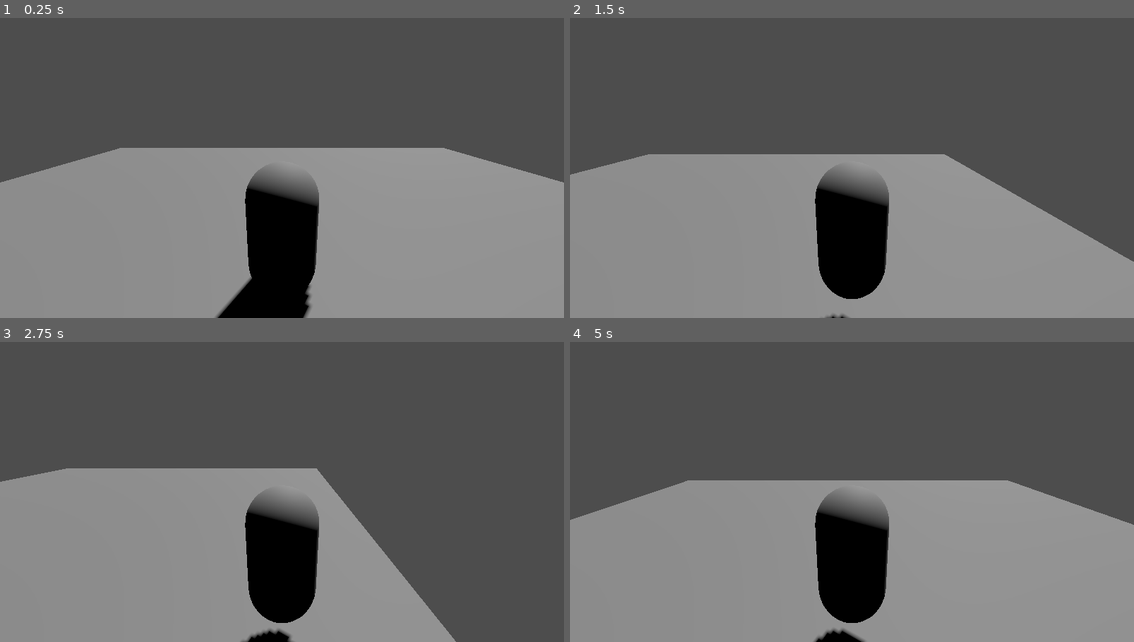
Above: before the commit, frames 1-4 (two rows, left to right).
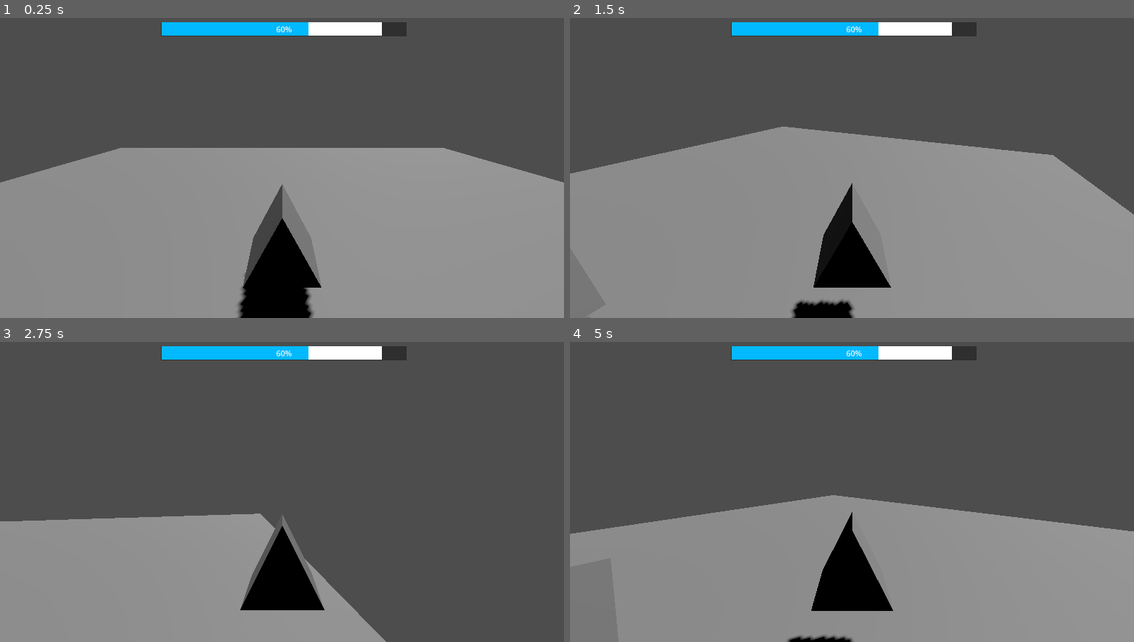
Above: after the commit, the same moments.

Repository: MichaClan/ashura-s-battle-arena
Game: Godot game, scene res://main scene/Ashura's Battle Arena.tscn
Two runs of this game, one before a commit and one after it. Both use one fixed random seed, a clock stepped at 60 frames per second and the inputs below. Before the commit the project starts from res://Ashura's Battle Arena.tscn.
Inputs (mouse positions are in pixels of both pictures, inside the frame that each line leads up to):
- Up to frame 1 (0.25 s): no input
- Up to frame 2 (1.5 s): tap Enter at 0.5 s; move the mouse to (976, 144) at 0.52 s; hold D (move_right) 0.53-1.28 s; tap Space (jump) at 0.6, 0.77, 1.07, 1.35 s; click (976, 144) at 0.67 s; move the mouse to (739, 174) at 1.27 s; hold S (move_backward) from 1.28 s (still down); click (739, 174) at 1.42 s
- Up to frame 3 (2.75 s): tap Space (jump) at 1.52, 1.82, 2.1 s; move the mouse to (338, 414) at 2.02 s; release S (move_backward) at 2.03 s; hold D (move_right) from 2.03 s (still down); click (338, 414) at 2.17 s
- Up to frame 4 (5 s): move the mouse to (823, 546) at 2.77 s; release D (move_right) at 2.78 s; hold W (move_forward) 2.78-3.53 s; tap Space (jump) at 2.85, 3.02, 3.32, 3.6, 3.77, 4.07, 4.35, 4.52, 4.82 s; click (823, 546) at 2.92 s; move the mouse to (1021, 531) at 3.52 s; hold A (move_left) from 3.53 s (still down); click (1021, 531) at 3.67 s; move the mouse to (682, 435) at 4.27 s; click (682, 435) at 4.42 s

The runs differ from the first frame. In frame 1, 5.6% of the frame differs, in the area x 28-73%, y 1-100%; in frame 2, 13%; in frame 3, 19%, in the area x 0-81%, y 1-100%; in frame 4, 13%.

Commit message:
update since 17th feb
I added camera movement, if the camera moves, so does the player. Health bar is still in progress

Diff:
--- a/Ashura's Battle Arena.tscn
+++ b/main scene/Ashura's Battle Arena.tscn
@@ -1,10 +1,12 @@
-[gd_scene load_steps=5 format=3 uid="uid://b6l474bdqo67l"]
+[gd_scene load_steps=7 format=3 uid="uid://b6l474bdqo67l"]
 
-[ext_resource type="Script" path="res://scripts/PlayerMovement.gd" id="1_bm5xd"]
+[ext_resource type="Script" path="res://scripts/PlayerMovement.gd" id="1_g7h5f"]
+[ext_resource type="PackedScene" uid="uid://bmb0807o2ij13" path="res://main scene/child scenes/enemy.tscn" id="2_5551l"]
+[ext_resource type="PackedScene" uid="uid://c7tqguxrsbftq" path="res://main scene/child scenes/health_bar.tscn" id="3_adtqx"]
 
 [sub_resource type="CapsuleShape3D" id="CapsuleShape3D_123sg"]
 
-[sub_resource type="CapsuleMesh" id="CapsuleMesh_yes8a"]
+[sub_resource type="PrismMesh" id="PrismMesh_1y87l"]
 
 [sub_resource type="PlaneMesh" id="PlaneMesh_iiy0a"]
 
@@ -16,18 +18,29 @@
 
 [node name="Player" type="CharacterBody3D" parent="."]
 transform = Transform3D(1, 0, 0, 0, 1, 0, 0, 0, 1, 0, 1.04469, 0)
-script = ExtResource("1_bm5xd")
+script = ExtResource("1_g7h5f")
 
 [node name="CollisionShape3D" type="CollisionShape3D" parent="Player"]
 shape = SubResource("CapsuleShape3D_123sg")
 
 [node name="MeshInstance3D" type="MeshInstance3D" parent="Player"]
-mesh = SubResource("CapsuleMesh_yes8a")
+mesh = SubResource("PrismMesh_1y87l")
 
-[node name="Camera3D" type="Camera3D" parent="Player"]
+[node name="CameraPivot" type="Node3D" parent="Player"]
+
+[node name="Camera3D" type="Camera3D" parent="Player/CameraPivot"]
 transform = Transform3D(1, 0, 0, 0, 0.962833, 0.270096, 0, -0.270096, 0.962833, -0.003474, 1.76944, 2.57694)
 
 [node name="CSGMesh3D" type="CSGMesh3D" parent="."]
 transform = Transform3D(10.0171, 0, 0, 0, 10.0171, 0, 0, 0, 10.0171, 0, 0, 0)
 use_collision = true
 mesh = SubResource("PlaneMesh_iiy0a")
+
+[node name="Enemy" parent="." instance=ExtResource("2_5551l")]
+transform = Transform3D(1, 0, 0, 0, 1, 0, 0, 0, 1, 0, 1, 5)
+
+[node name="HealthBar" parent="." instance=ExtResource("3_adtqx")]
+offset_left = 330.0
+offset_top = 44.0
+offset_right = 830.0
+offset_bottom = 71.0
--- /dev/null
+++ b/main scene/child scenes/enemy.tscn
@@ -0,0 +1,16 @@
+[gd_scene load_steps=4 format=3 uid="uid://bmb0807o2ij13"]
+
+[ext_resource type="Script" path="res://scripts/EnemyHealth.gd" id="1_cvwss"]
+
+[sub_resource type="PrismMesh" id="PrismMesh_a1orc"]
+
+[sub_resource type="CapsuleShape3D" id="CapsuleShape3D_jeefa"]
+
+[node name="Enemy" type="CharacterBody3D"]
+script = ExtResource("1_cvwss")
+
+[node name="MeshInstance3D" type="MeshInstance3D" parent="."]
+mesh = SubResource("PrismMesh_a1orc")
+
+[node name="CollisionShape3D" type="CollisionShape3D" parent="."]
+shape = SubResource("CapsuleShape3D_jeefa")
--- /dev/null
+++ b/main scene/child scenes/health_bar.tscn
@@ -0,0 +1,48 @@
+[gd_scene load_steps=6 format=3 uid="uid://c7tqguxrsbftq"]
+
+[ext_resource type="Script" path="res://scripts/health_bar.gd" id="1_tmukn"]
+
+[sub_resource type="StyleBoxEmpty" id="StyleBoxEmpty_y65r2"]
+
+[sub_resource type="StyleBoxFlat" id="StyleBoxFlat_8nwsl"]
+bg_color = Color(0, 0.72549, 1, 1)
+
+[sub_resource type="StyleBoxFlat" id="StyleBoxFlat_ve65u"]
+bg_color = Color(0.18359, 0.18359, 0.18359, 1)
+expand_margin_left = 1.0
+expand_margin_top = 1.0
+expand_margin_right = 1.0
+expand_margin_bottom = 1.0
+shadow_color = Color(0, 0, 0, 0.439216)
+shadow_offset = Vector2(0, 1)
+
+[sub_resource type="StyleBoxFlat" id="StyleBoxFlat_1d3ui"]
+bg_color = Color(1, 1, 1, 1)
+
+[node name="HealthBar" type="ProgressBar"]
+z_index = 1
+offset_right = 500.0
+offset_bottom = 27.0
+theme_override_styles/background = SubResource("StyleBoxEmpty_y65r2")
+theme_override_styles/fill = SubResource("StyleBoxFlat_8nwsl")
+value = 60.0
+script = ExtResource("1_tmukn")
+
+[node name="DamageBar" type="ProgressBar" parent="."]
+z_index = -1
+layout_mode = 1
+anchors_preset = 15
+anchor_right = 1.0
+anchor_bottom = 1.0
+grow_horizontal = 2
+grow_vertical = 2
+theme_override_styles/background = SubResource("StyleBoxFlat_ve65u")
+theme_override_styles/fill = SubResource("StyleBoxFlat_1d3ui")
+value = 90.0
+show_percentage = false
+
+[node name="Timer" type="Timer" parent="."]
+wait_time = 0.4
+one_shot = true
+
+[connection signal="timeout" from="Timer" to="." method="_on_timer_timeout"]
--- a/project.godot
+++ b/project.godot
@@ -11,7 +11,7 @@
 [application]
 
 config/name="Ashura's Battle Arena"
-run/main_scene="res://Ashura's Battle Arena.tscn"
+run/main_scene="res://main scene/Ashura's Battle Arena.tscn"
 config/features=PackedStringArray("4.3", "Forward Plus")
 config/icon="res://icon.svg"
 
@@ -42,3 +42,8 @@
 "events": [Object(InputEventKey,"resource_local_to_scene":false,"resource_name":"","device":0,"window_id":0,"alt_presse …(189 unchanged characters)…
 ]
 }
+attack={
+"deadzone": 0.5,
+"events": [Object(InputEventMouseButton,"resource_local_to_scene":false,"resource_name":"","device":-1,"window_id":0,"alt_pressed":false,"shift_pressed":false,"ctrl_pressed":false,"meta_pressed":false,"button_mask":0,"position":Vector2(0, 0),"global_position":Vector2(0, 0),"factor":1.0,"button_index":1,"canceled":false,"pressed":false,"double_click":false,"script":null)
+]
+}
--- /dev/null
+++ b/scripts/EnemyHealth.gd
@@ -0,0 +1,15 @@
+extends CharacterBody3D
+
+var health = 50
+var velocitee = Vector3.ZERO  # Add velocity for knockback
+
+func take_damage(amount):
+	health -= amount
+	print("Enemy health: ", health)
+	if health <= 0:
+		queue_free()  # Remove the enemy when health reaches 0
+
+func _physics_process(_delta):
+
+	# Move the enemy
+	move_and_slide()
--- a/scripts/PlayerMovement.gd
+++ b/scripts/PlayerMovement.gd
@@ -3,30 +3,114 @@
 const SPEED = 5.0
 const JUMP_VELOCITY = 5.0
 const GRAVITY = 9.8
+const ATTACK_COOLDOWN = 0.5  # Cooldown between attacks
+const PUNCH_FORCE = 10.0  # Force applied to the player and enemy during a punch
+
+@export var mouse_sensitivity: float = 0.002
+
+var rotation_x = 0.0
+var is_attacking = false
+var last_attack_time = 0.0  # Track the last attack time
+
+@onready var camera_pivot = $CameraPivot  # Reference to camera pivot
+
+func _ready():
+	Input.set_mouse_mode(Input.MOUSE_MODE_CAPTURED)
+
+func _input(event):
+	if event is InputEventMouseMotion:
+		rotate_y(-event.relative.x * mouse_sensitivity)  # Rotate player left/right
+		rotation_x -= event.relative.y * mouse_sensitivity
+		rotation_x = clamp(rotation_x, -1.2, 1.2)  # Prevent looking too high/low
+		camera_pivot.rotation.x = rotation_x  # Apply vertical rotation
+
+	# Check for attack input
+	if event is InputEventMouseButton and event.button_index == MOUSE_BUTTON_LEFT and event.pressed:
+		attack()
 
 func _physics_process(delta):
-	var direction = Vector3.ZERO
+	apply_gravity(delta)
+	handle_movement(delta)
+	move_and_slide()
 
-	# Get input
+	# Update attack cooldown timer
+	if is_attacking:
+		last_attack_time += delta
+		if last_attack_time >= ATTACK_COOLDOWN:
+			is_attacking = false
+
+func apply_gravity(delta):
+	if is_on_floor():
+		if Input.is_action_just_pressed("jump"):
+			velocity.y = JUMP_VELOCITY
+	else:
+		velocity.y -= GRAVITY * delta  # Apply gravity when in air
+
+func handle_movement(_delta):
+	var move_direction = Vector3.ZERO
+	var cam_forward = -camera_pivot.global_transform.basis.z
+	var cam_right = camera_pivot.global_transform.basis.x
+
+	# Get movement input
 	if Input.is_action_pressed("move_forward"):
-		direction.z -= 1
+		move_direction += cam_forward
 	if Input.is_action_pressed("move_backward"):
-		direction.z += 1
+		move_direction -= cam_forward
 	if Input.is_action_pressed("move_left"):
-		direction.x -= 1
+		move_direction -= cam_right
 	if Input.is_action_pressed("move_right"):
-		direction.x += 1
+		move_direction += cam_right
 
-	# Apply gravity
-	if not is_on_floor():
-		velocity.y -= GRAVITY * delta
+	# Normalize movement
+	if move_direction.length() > 0:
+		move_direction = move_direction.normalized() * SPEED
+		velocity.x = move_direction.x
+		velocity.z = move_direction.z
+	else:
+		# Instantly stop when no input is given
+		velocity.x = 0
+		velocity.z = 0
 
-	# Jumping
-	if Input.is_action_just_pressed("jump") and is_on_floor():
-		velocity.y = JUMP_VELOCITY
+func attack():
+	if is_attacking:
+		return  # Skip if already attacking
 
-	# Move the player
-	direction = direction.normalized() * SPEED
-	velocity.x = direction.x
-	velocity.z = direction.z
-	move_and_slide()
+	# Start attack
+	is_attacking = true
+	last_attack_time = 0.0
+
+	# Play attack animation (if you have one)
+	# $AnimationPlayer.play("punch")
+
+	# Move the player forward slightly during the punch
+	var punch_direction = -transform.basis.z  # Forward direction of the player
+	velocity += punch_direction * PUNCH_FORCE * 0.5  # Adjust force for player movement
+
+	# Detect enemies in range
+	detect_hit()
+
+func detect_hit():
+	# Define attack range and area
+	var _attack_range = 2.0  # How far the punch reaches
+	var _attack_angle = 45.0  # Angle in front of the player to detect hits
+
+	# Get all overlapping bodies in the attack area
+	var space_state = get_world_3d().direct_space_state
+	var query = PhysicsShapeQueryParameters3D.new()
+	query.set_shape($CollisionShape3D.shape)  # Use the player's collision shape
+	query.transform = global_transform  # Use the player's global transform
+
+	# Perform the query
+	var results = space_state.intersect_shape(query)
+
+	# Check each result
+	for result in results:
+		var body = result.collider
+		if body.is_in_group("enemy"):  # Check if the body is an enemy
+			print("Hit enemy: ", body.name)
+			# Apply damage to the enemy
+			body.take_damage(10)
+
+			# Apply knockback to the enemy
+			var punch_direction = -transform.basis.z  # Forward direction of the player
+			body.velocity += punch_direction * PUNCH_FORCE  # Adjust force for enemy movement
--- /dev/null
+++ b/scripts/health_bar.gd
@@ -0,0 +1,29 @@
+extends ProgressBar
+
+@onready var timer = $Timer
+@onready var damage_bar = $DamageBar
+
+var health = 0 : set = _set_health
+
+func _set_health(new_health):
+	var prev_health = health
+	health = min(max_value, new_health)
+	value = health
+
+	if health <= 0:
+		queue_free()
+
+	if health < prev_health:
+		timer.start()
+	else:
+		damage_bar.value = health
+
+func init_health(_health):
+	health = _health
+	max_value = health
+	value = health
+	damage_bar.max_value = health
+	damage_bar.value = health
+
+func _on_timer_timeout() -> void:
+	damage_bar.value = health
